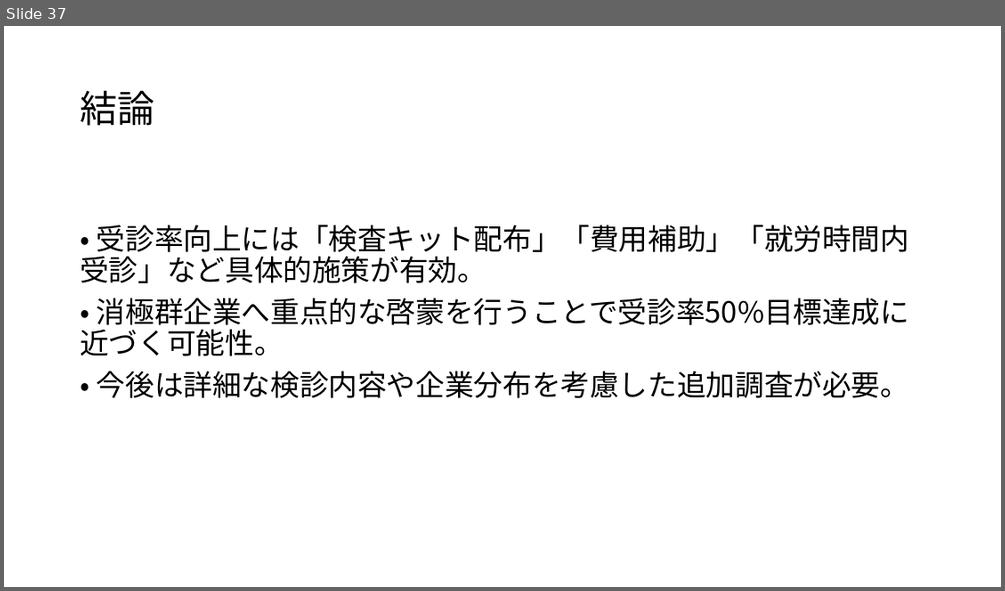
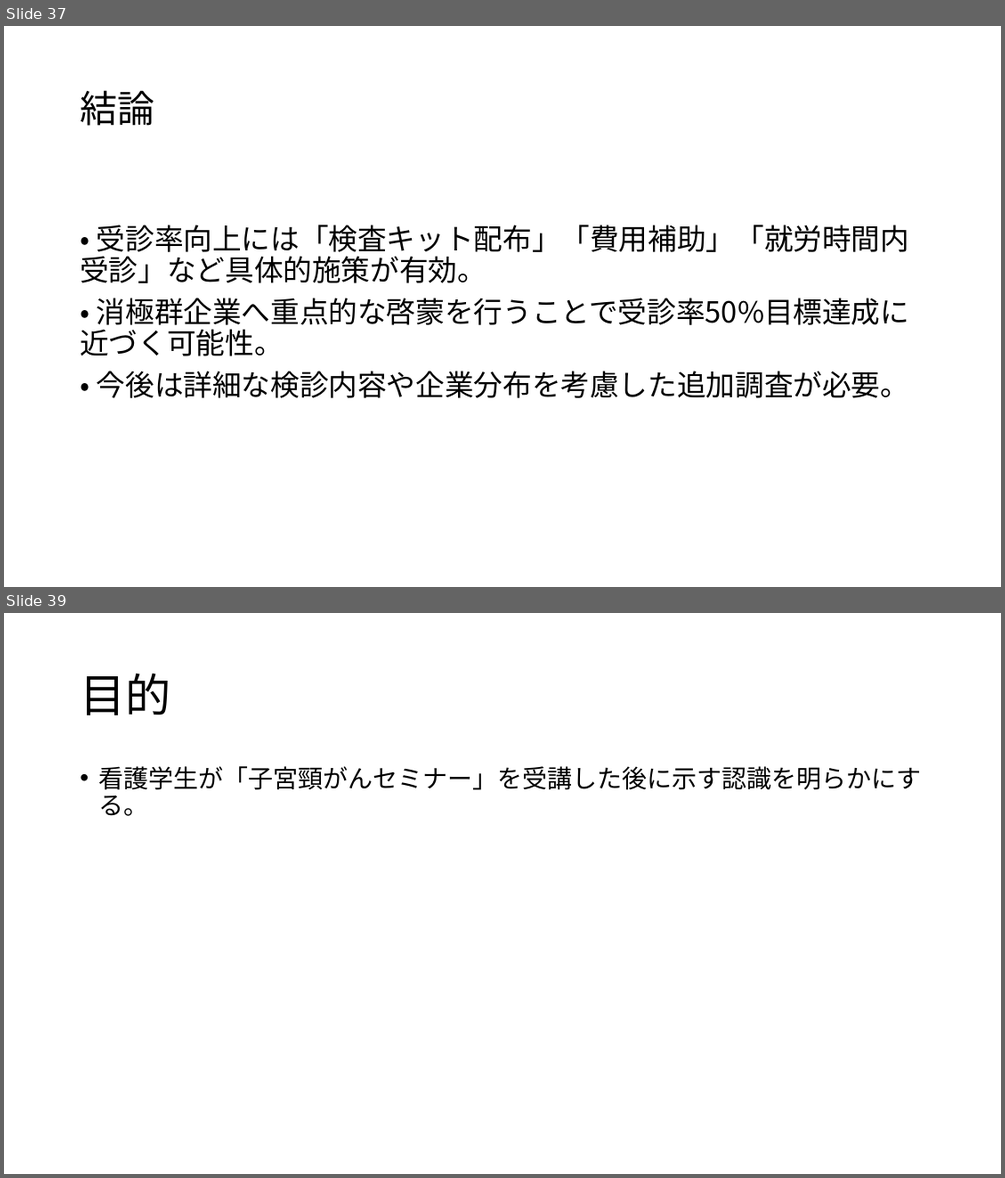
Before and after one commit to btanaka-econ/health-econ, a slide deck: cancer_screening/cancer_screening.pptx. Shown one above the other, each under a label of ours: slide 37 before the commit, slides 37 and 39 after it; the slides between them are not shown. The pictures are 1005x591 and 1005x1178 pixels, drawn with LibreOffice and Linux fonts; fonts in the diff are those of the drawing. Boxes give left, top, right and bottom in pixels: in the first picture for what was removed or moved away, otherwise in the second. Text is boxed around its words. In the diff, an @@ line names an element or a change of style, - is before the commit and + after.

```diff
--- a/cancer_screening/cancer_screening.pptx
+++ b/cancer_screening/cancer_screening.pptx
@@ slide 39 added at (x1=4, y1=613, x2=1001, y2=1174), background #FFFFFF @@
@@ title added at (x1=80, y1=674, x2=171, y2=715), 44 pt, text #000000 @@
+目的
@@ text added at (x1=98, y1=766, x2=921, y2=816), 24 pt, text #000000 @@
+• 看護学生が「子宮頸がんセミナー」を受講した後に示す認識を明らかにする。
```
Also in this commit, not shown: 9 other slides added.
